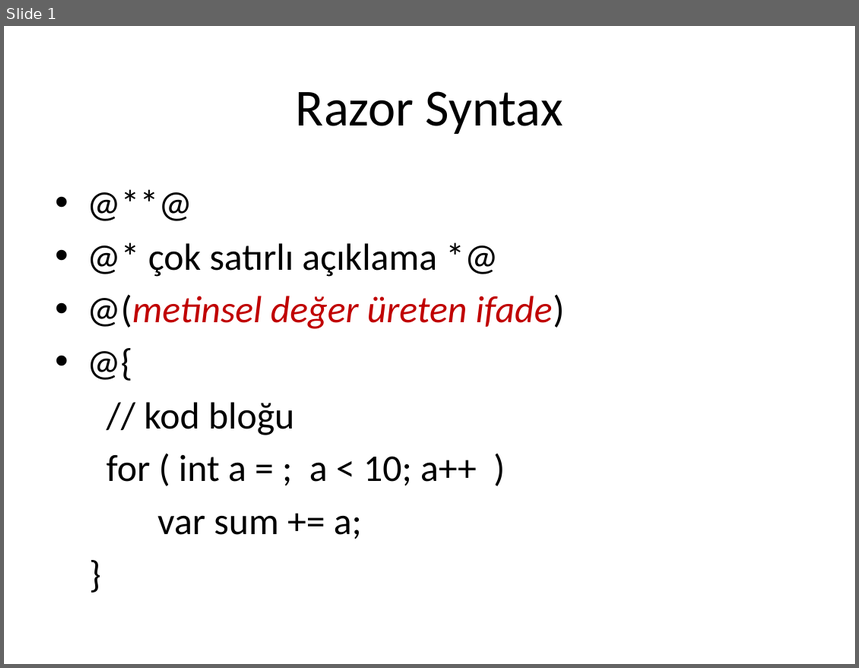
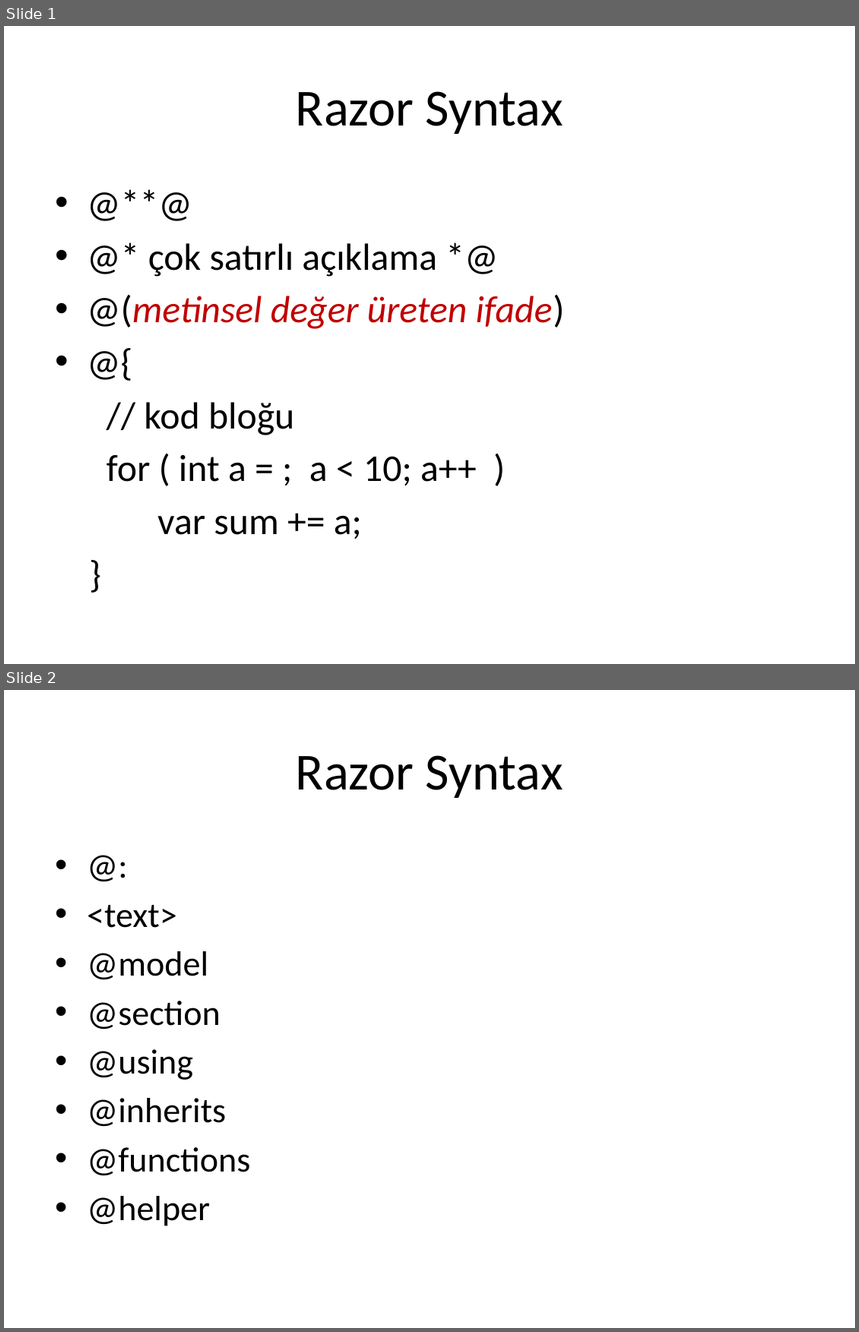
Before and after one commit to cemmerven/attrac, a slide deck: AttendanceTracker/Razor Syntax.pptx. Shown one above the other, each under a label of ours: slide 1 before the commit, slides 1 and 2 after it. The pictures are 859x668 and 859x1332 pixels, drawn with LibreOffice and Linux fonts; fonts in the diff are those of the drawing. Boxes give left, top, right and bottom in pixels: in the first picture for what was removed or moved away, otherwise in the second. Text is boxed around its words. In the diff, an @@ line names an element or a change of style, - is before the commit and + after.

Commit message:
added HtmlHelper topics

```diff
--- a/AttendanceTracker/Razor Syntax.pptx
+++ b/AttendanceTracker/Razor Syntax.pptx
@@ slide 2 added at box(4, 690, 855, 1328), background #FFFFFF @@
@@ title added at box(296, 755, 563, 798), 44 pt, text #000000 @@
+Razor Syntax
@@ text added at box(87, 905, 250, 1227), 29.6 pt, text #000000 @@
+• @:
+• <text>
+• @model
+• @section
+• @using
+• @inherits
+• @functions
+• @helper
```
Also in this commit, not shown: 9 other files.
